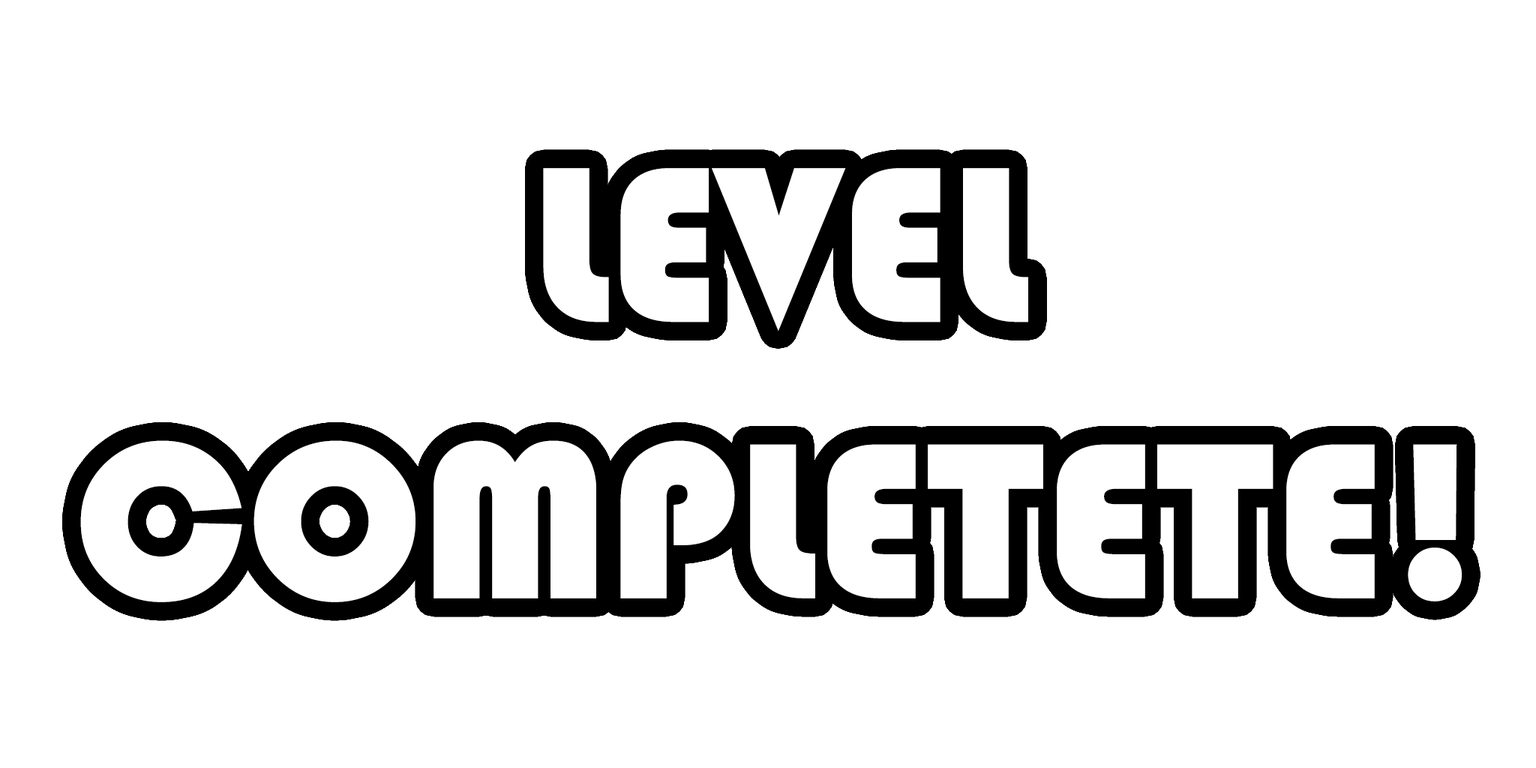
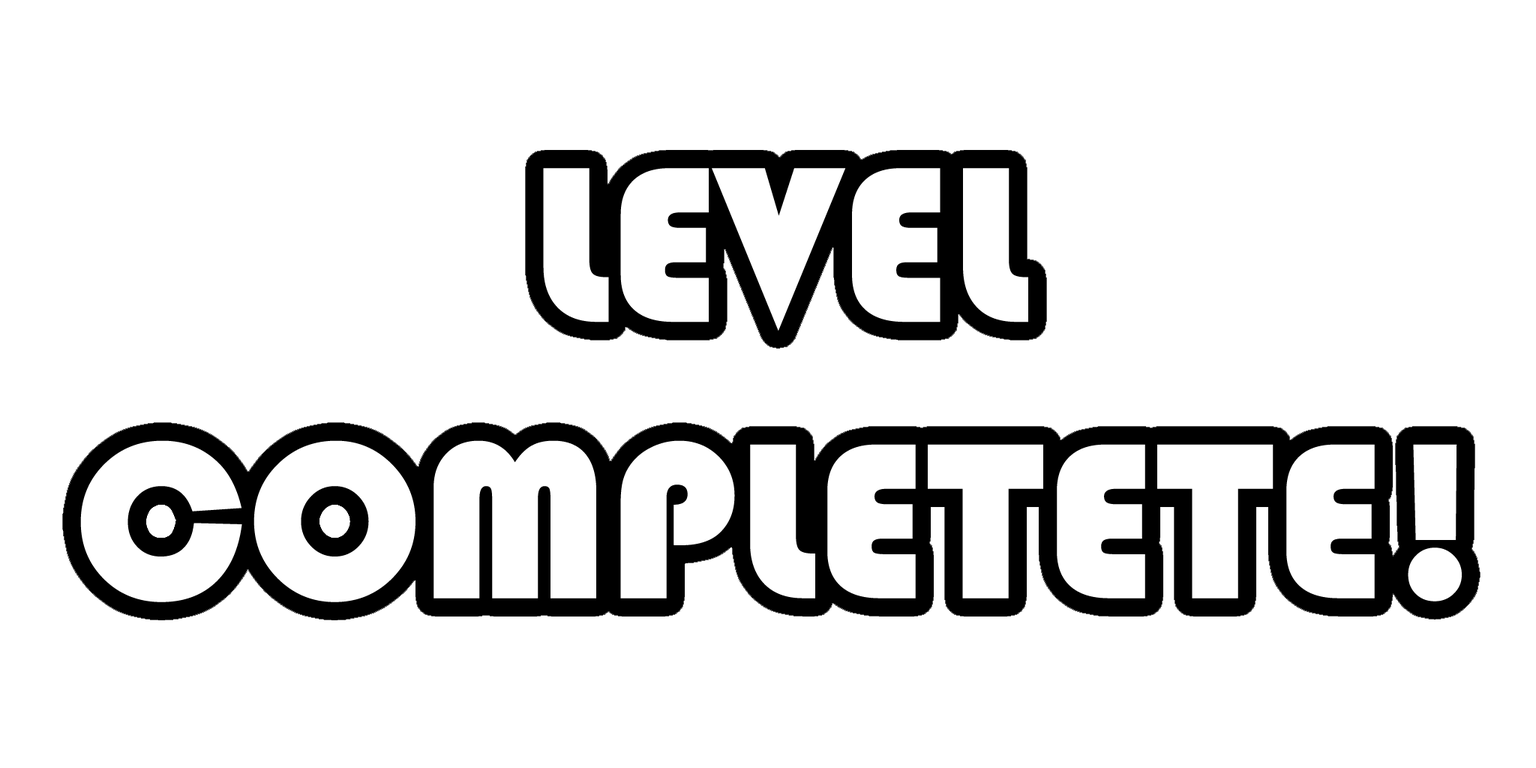
Comparing the layer stacks of the two w=1536, h=768 images. Changes:
painted on "LEVEL COMPLETETE!" over [62, 149, 1481, 621]
